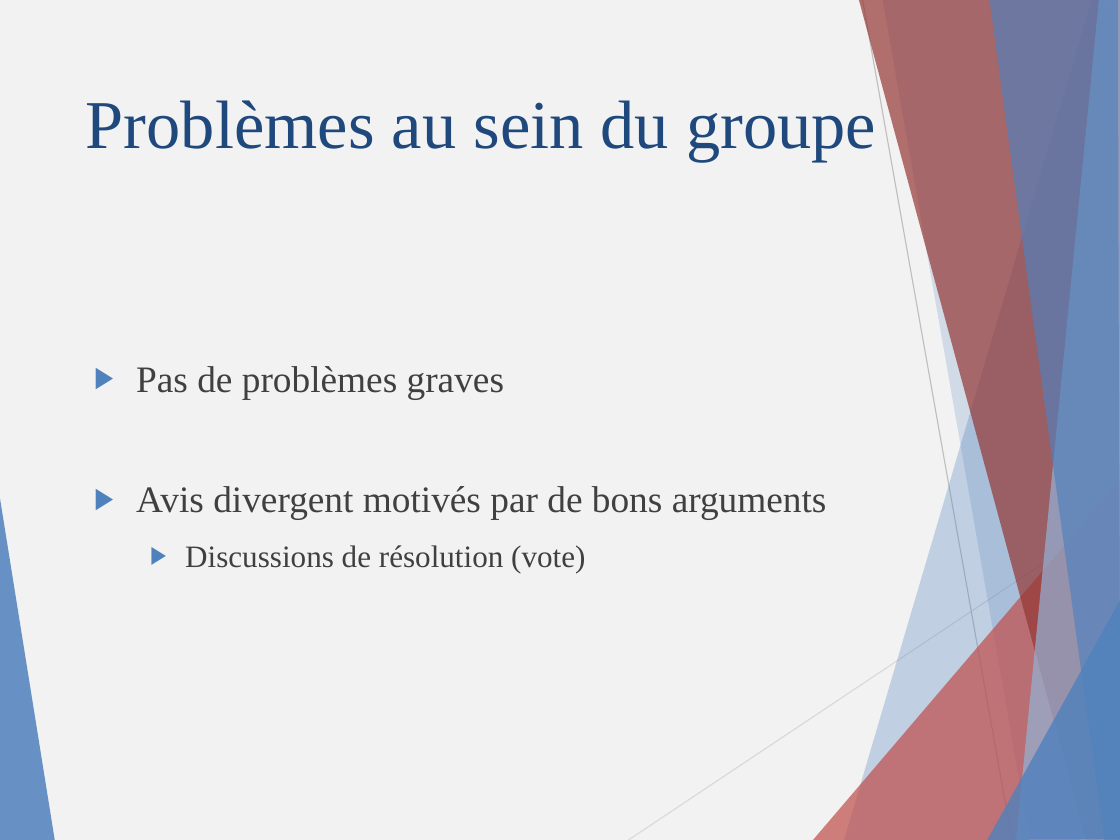
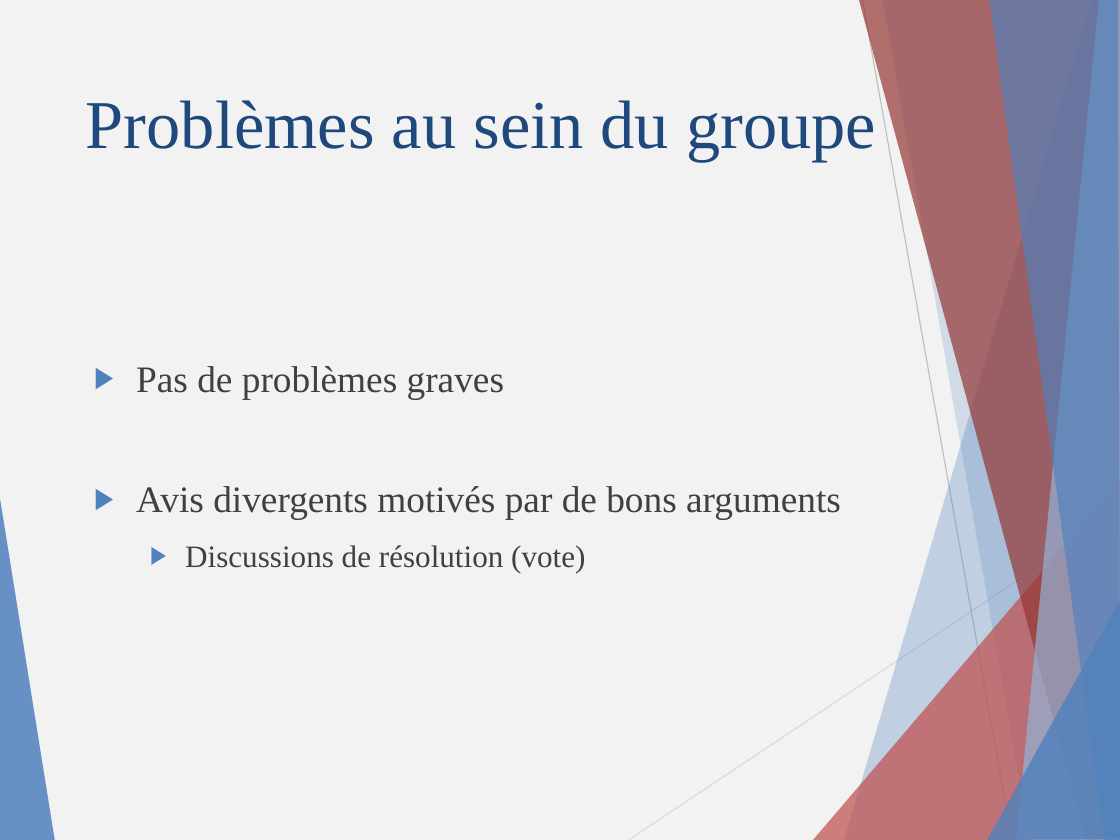
Before and after one commit to Nyahon/PRO, a slide deck: slide 9 of presentation/DARYLL.pptx. Drawn at 1120x840 pixels with LibreOffice and Linux fonts; fonts in the diff are those of the drawing. Boxes give left, top, right and bottom in pixels: in the first picture for what was removed or moved away, otherwise in the second. Text is boxed around its words. In the diff, an @@ line names an element or a change of style, - is before the commit and + after.

```diff
--- a/presentation/DARYLL.pptx
+++ b/presentation/DARYLL.pptx
@@ text at (136, 486, 841, 520): text changed @@
-▶ Avis divergent motivés par de bons arguments
+▶ Avis divergents motivés par de bons arguments
```
Also in this commit, not shown: 8 other slides changed.
